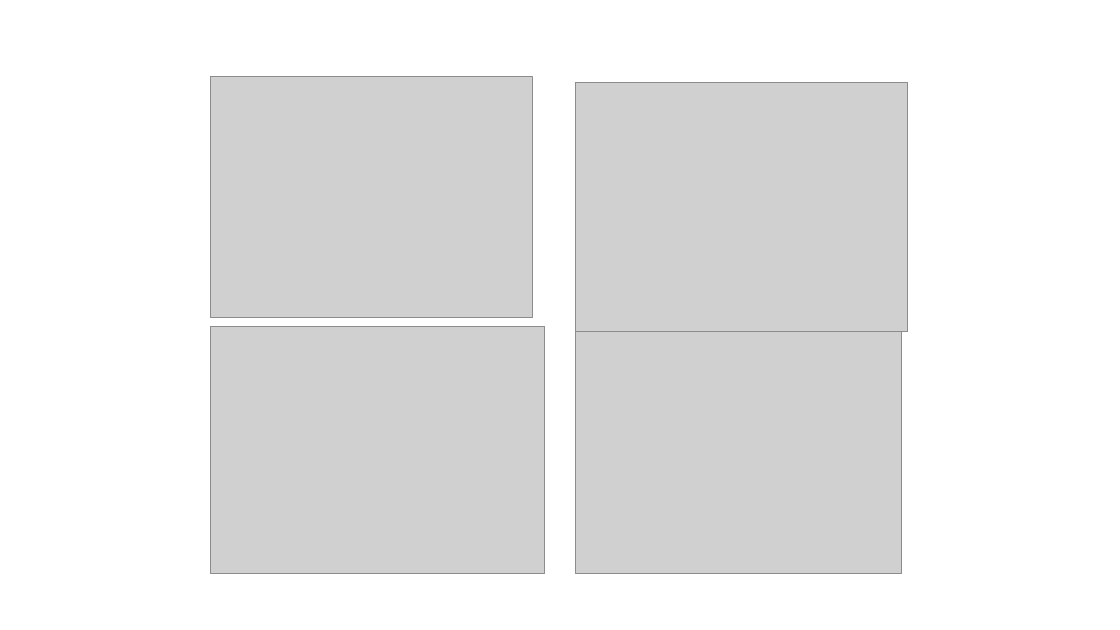
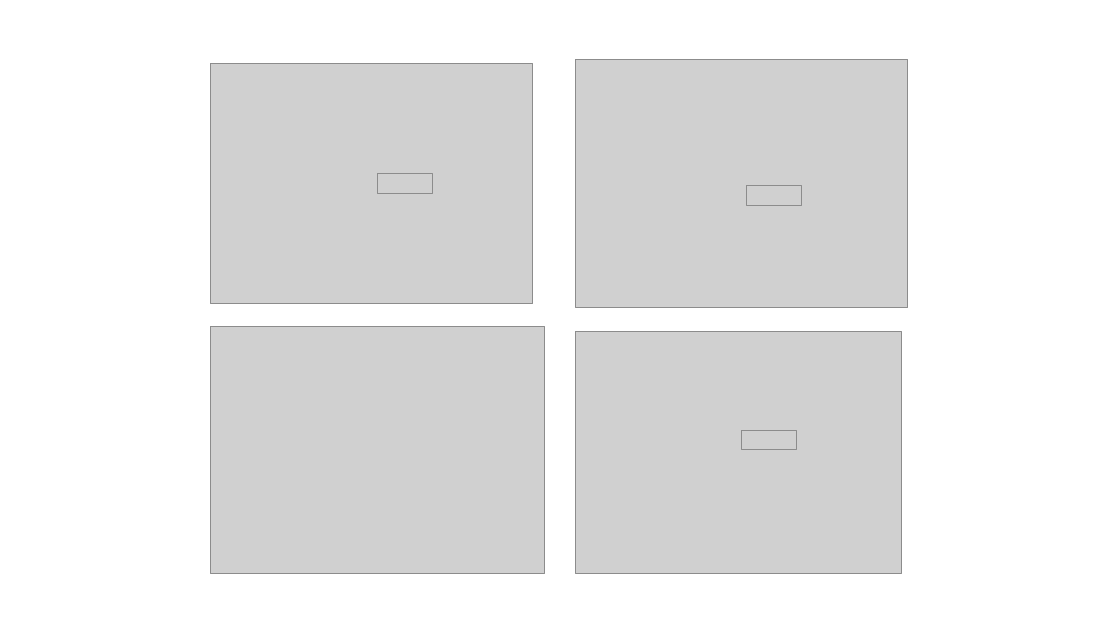
Before and after one commit to janyan33/bb_soc_exp, a slide deck: slide 10 of soc_exp_ms_figs.pptx. Drawn at 1120x630 pixels with LibreOffice and Linux fonts; fonts in the diff are those of the drawing; grey boxes stand for pictures. Boxes give left, top, right and bottom in pixels: in the first picture for what was removed or moved away, otherwise in the second. Text is boxed around its words. In the diff, an @@ line names an element or a change of style, - is before the commit and + after.

```diff
--- a/soc_exp_ms_figs.pptx
+++ b/soc_exp_ms_figs.pptx
@@ picture: place and size @@
-picture at [576, 82, 908, 331]
+picture at [576, 59, 908, 308]
@@ picture: place and size @@
-picture at [211, 77, 534, 318]
+picture at [211, 63, 534, 303]
@@ picture added at [378, 174, 434, 193] @@
@@ picture added at [746, 186, 802, 205] @@
@@ picture added at [742, 430, 797, 450] @@
```
Also in this commit, not shown: 5 other files.
